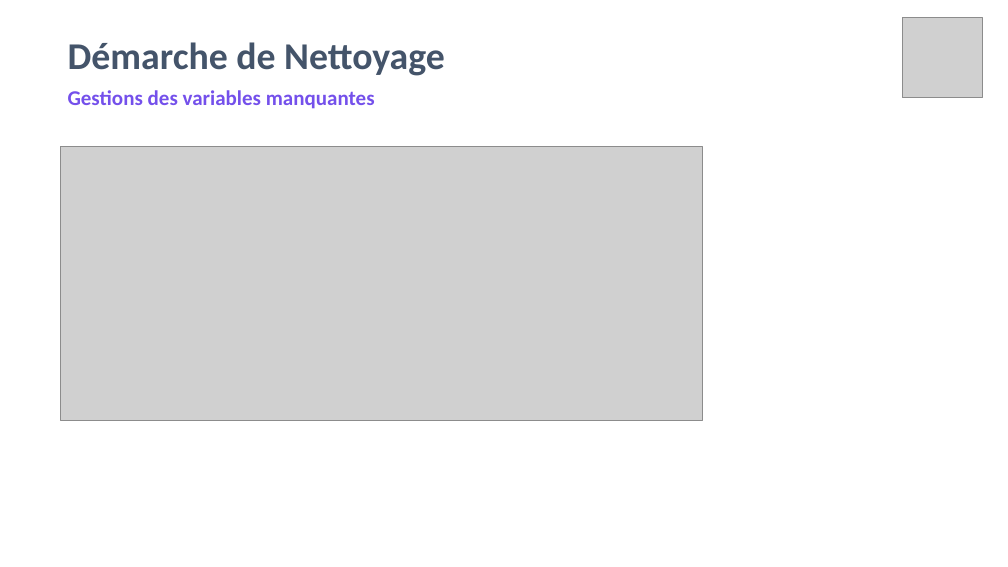
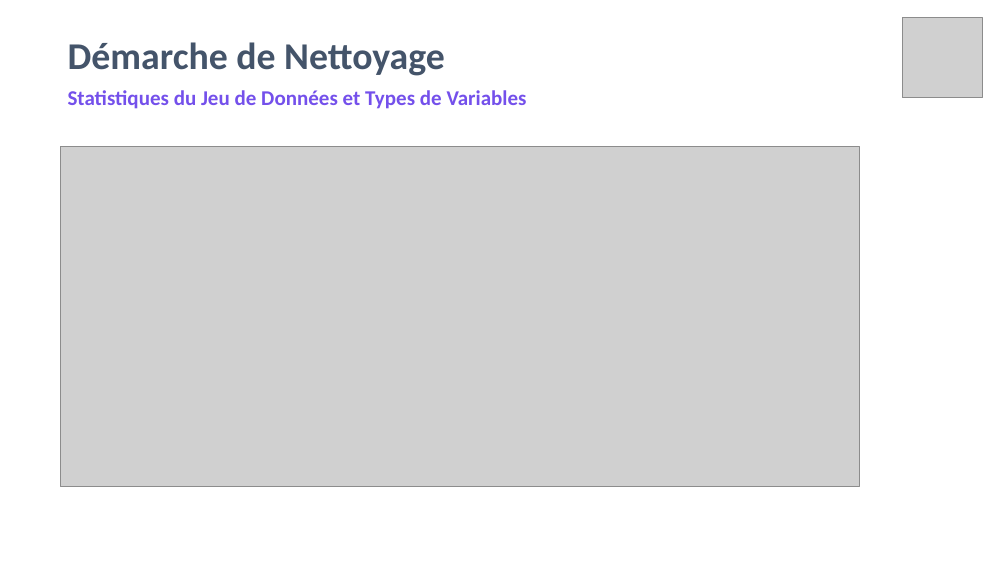
Before and after one commit to amaye15/OpenClassroom--Machine-Learning-Engineer, a slide deck: slide 8 of P4/P4.pptx (slide 9 before the commit). Drawn at 1008x567 pixels with LibreOffice and Linux fonts; fonts in the diff are those of the drawing; grey boxes stand for pictures. Boxes give left, top, right and bottom in pixels: in the first picture for what was removed or moved away, otherwise in the second. Text is boxed around its words. In the diff, an @@ line names an element or a change of style, - is before the commit and + after.

```diff
--- a/P4/P4.pptx
+++ b/P4/P4.pptx
@@ text at (68,90,527,109): text changed @@
-Gestions des variables manquantes
+Statistiques du Jeu de Données et Types de Variables
@@ picture: place and size @@
-picture at (60,147,703,420)
+picture at (60,147,860,487)
```
Also in this commit, not shown: 9 other slides changed, 15 slides added, 15 slides removed, 6 other files.
